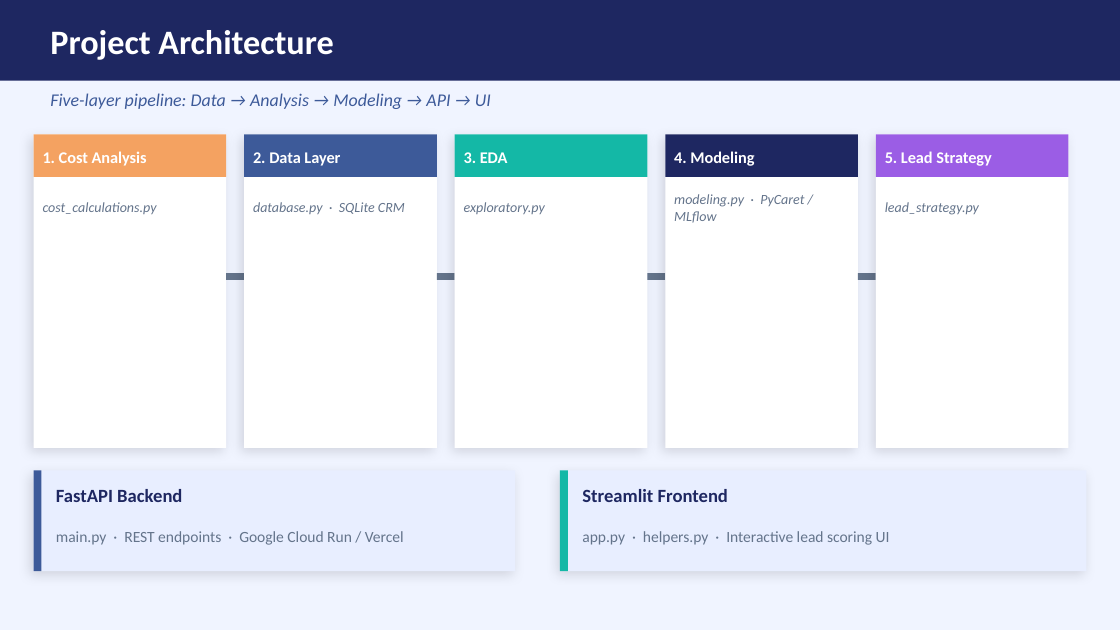
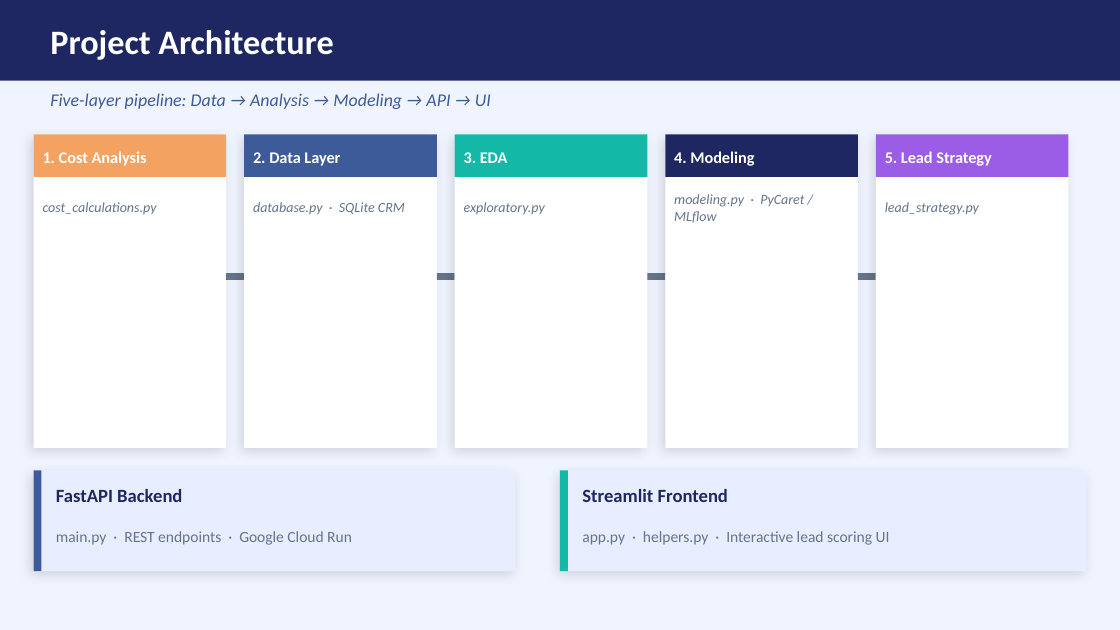
Before and after one commit to EllaN12/els-backend, a slide deck: slide 3 of Email_Lead_Scoring_Project_Summary.pptx. Drawn at 1120x630 pixels with LibreOffice and Linux fonts; fonts in the diff are those of the drawing. Boxes give left, top, right and bottom in pixels: in the first picture for what was removed or moved away, otherwise in the second. Text is boxed around its words. In the diff, an @@ line names an element or a change of style, - is before the commit and + after.

Commit message:
PPTX
PPTX

```diff
--- a/Email_Lead_Scoring_Project_Summary.pptx
+++ b/Email_Lead_Scoring_Project_Summary.pptx
@@ text at bbox=[56, 531, 352, 545]: text changed @@
-main.py · REST endpoints · Google Cloud Run / Vercel
+main.py · REST endpoints · Google Cloud Run
```
Also in this commit, not shown: 1 other slide changed, 1 other file.
